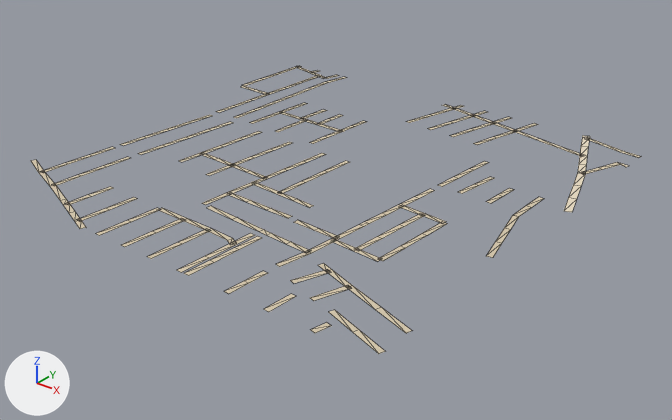
The glTF model public/assets/bengaluru-region-v1/tiles/t44_-20-l1.glb: old version first, new version second.
Before and after are seen from a camera (50 mm lens) standing at (22823.0, -10447.0, 386.0) and looking at (22273.0, -9759.0, -41.0). The axes (+X, +Y, +Z) are drawn at lower left. The lights are the same throughout. The picture after the commit comes second. Mesh edges are drawn as thin lines.

Names of what the first picture shows: 'ground'.
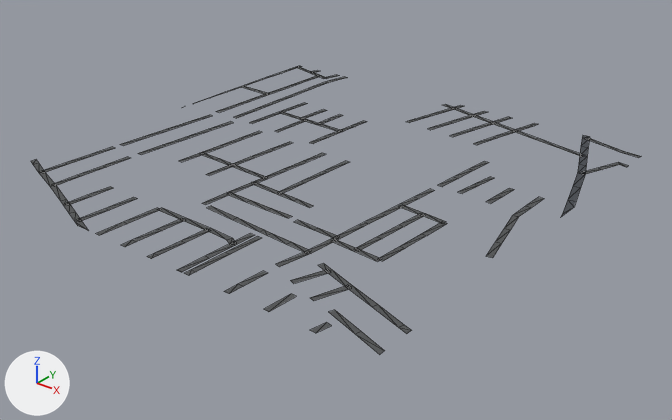
The edits, one by one:
me_ground is used by ob_ground; location (22000.0, -10000.0, 0.0).
Verts and faces of me_ground; kept vertices keep their numbers, new ones are numbered from 508.
Before the commit, vertices of me_ground: 0 (1.0, 70.0, 1.0) at pixel (36, 159), 1 (-1.0, 65.0, 1.0) at pixel (30, 160), 2 (35.0, 56.0, 1.0) at pixel (44, 171), 3 (33.0, 50.0, 1.0) at pixel (38, 172).
me_ground had 508 vertices, 386 faces and spanned x -3.0..504.0, y -3.0..501.0, z 1.0.
me_ground now has 536 vertices, 412 faces and spans x 0.0..500.0, y 0.0..500.0, z 1.0.
Part 1, on me_ground:
Vertices deleted: 0, 1 (with the faces that use them).
New vertex 538 is at (0.0, 71.0, 1.0), pixel (36, 159).
New vertex 539 is at (0.0, 64.0, 1.0), pixel (30, 161).
New vertex 540 is at (8.0, 61.0, 1.0), pixel (32, 164).
New vertex 541 is at (11.0, 66.0, 1.0), pixel (38, 162).
New faces: (538, 539, 540), (538, 540, 541), (3, 541, 540), (2, 541, 3).
Part 2, on me_ground:
32 vertices are removed from x -3.0..504.0, y -1.0..501.0, z 1.0.
47 faces are deleted.
5 vertices in x 4.0..432.0, y 459.0..501.0, z 1.0 move by (0.0, -1.0, 0.0).
4 vertices in x 39.0..424.0, y 499.0, z 1.0 move by (0.0, 1.0, 0.0).
20 vertices move from x -3.0..493.0, y -3.0..501.0, z 1.0 to x 0.0..492.0, y 0.0..500.0, z 1.0.
58 vertices are added at x 0.0..500.0, y 0.0..500.0, z 1.0.
71 new faces join them.
me_ground part 3: 337 kept faces spanning x 0.0..500.0, y 0.0..500.0, z 1.0 get new vertex colours; the middle colour goes from beige #d7c9ae to dark grey #535556.

Where the change shows, as pixel boxes (x1, y1, x2, y2) in the pictures (672 x 420 px):
'ground', reshaped
    before: (31, 66, 641, 354)
    after: (31, 66, 641, 355)
part 1 of me_ground, reshaped
    before: (31, 160, 43, 173)
    after: (31, 159, 44, 173)
part 2 of me_ground, reshaped
    before: (75, 66, 641, 354)
    after: (75, 66, 641, 355)
part 3 of me_ground, recoloured
    both: (39, 67, 628, 328)
